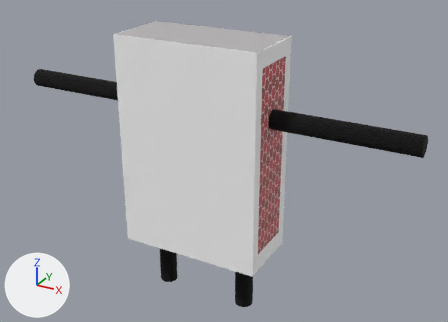
What one commit did to the FBX model Assets/FBX/Match Box/Match Box.fbx.
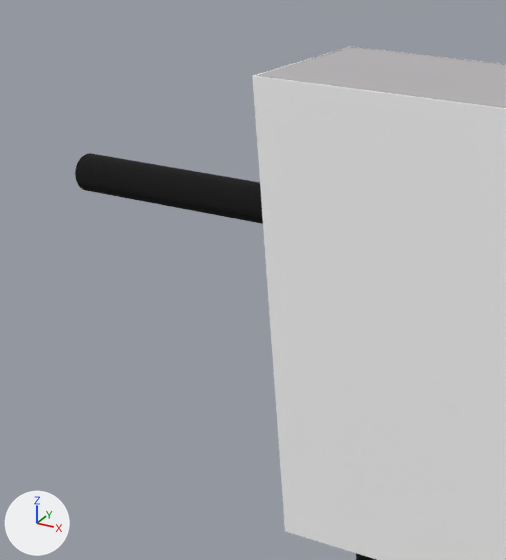
There are two pictures of each version: one whole from a 50 mm lens placed at (3.95, -6.61, 5.45), pointed at (0.19, 0.24, 2.03), one close up on the part from 0% to 51% of the width and 0% to 78% of the height. Every picture has the same lights, and +X, +Y and +Z are marked at lower left. Where no turn or scale is listed for an object, it has been applied to the vertices.

Objects in the first close-up: 'Arms', 'Box', 'Inner'.
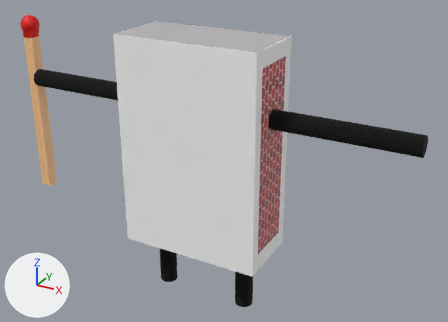
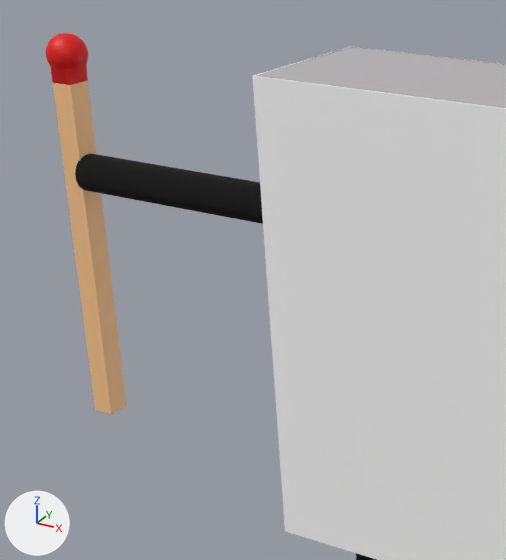
What changed in the scene script:
```text
Add mat_burn_001:
    mat_burn_001 = principled_material('Burn.001')
    mat_burn_001.base_color = (0.8, 0.00233, 0.0)  # red #e70800
Add mat_wood_001:
    mat_wood_001 = principled_material('Wood.001')
    mat_wood_001.base_color = (1.0, 0.588, 0.277)  # beige #ffca90
Add me_cube_005:
    me_cube_005.from_pydata(...)  # 389 vertices, 421 faces; spans x -0.13..0.14, y -0.13..0.13, z -1.19..1.51
    # faces by material slot: [416, 5]
    me_cube_005.materials.append(mat_burn_001)  # red #e70800
    me_cube_005.materials.append(mat_wood_001)  # beige #ffca90
Add ob_match:
    ob_match = bpy.data.objects.new('Match', me_cube_005)
    ob_match.location = (-2.911, 0.0, 2.264)
```

What differs and where, as boxes [x1, y1, x2, y2] in the close-ups (506 x 560 px):
'Match', added
    after: [46, 33, 127, 414]
    faces in mat_wood_001 (beige #ffca90): [53, 81, 127, 414]
    faces in mat_burn_001 (red #e70800): [46, 33, 88, 85]
